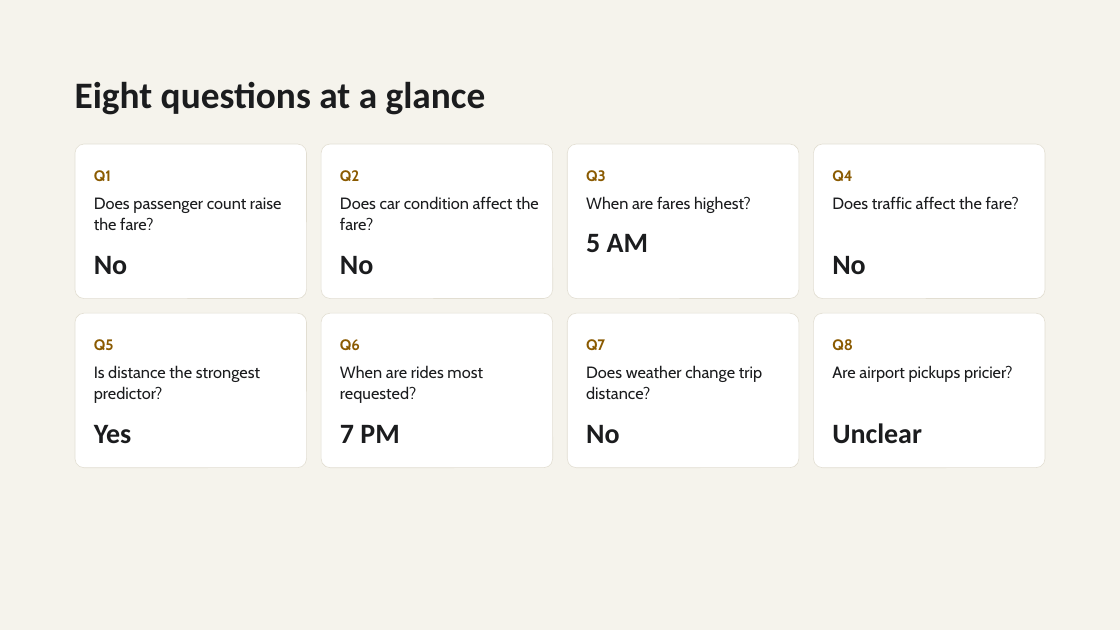
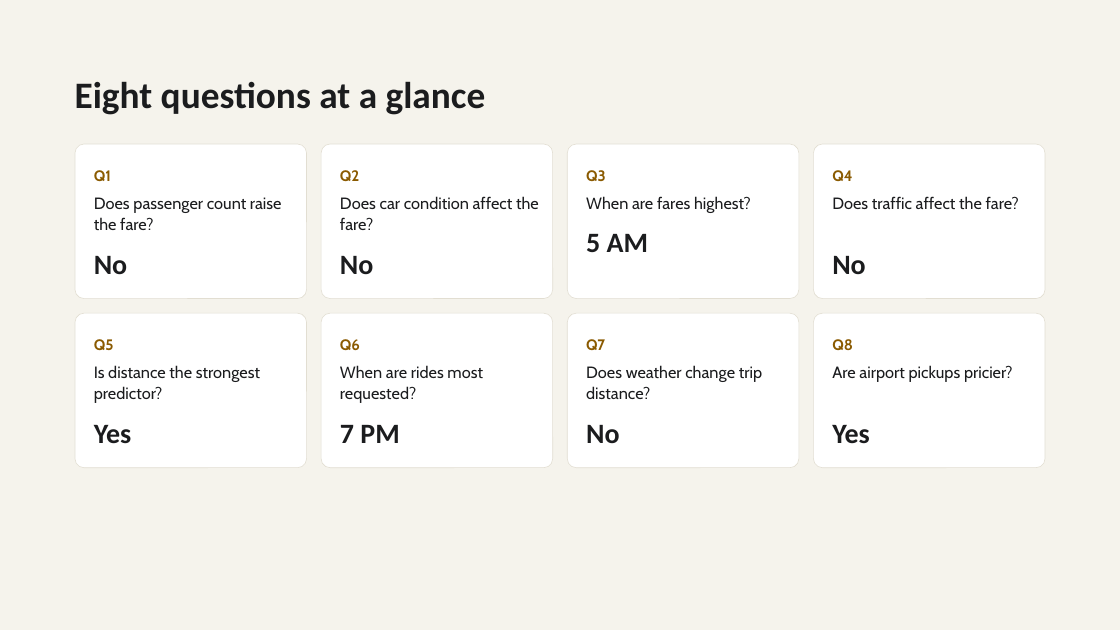
Before and after one commit to Youssef57-T/Cellula-Internship-MlEngineer, a slide deck: slide 5 of NYC Taxi Fares — 8 Questions.pptx (slide 4 before the commit). Drawn at 1120x630 pixels with LibreOffice and Linux fonts; fonts in the diff are those of the drawing. Boxes give left, top, right and bottom in pixels: in the first picture for what was removed or moved away, otherwise in the second. Text is boxed around its words. In the diff, an @@ line names an element or a change of style, - is before the commit and + after.

```diff
--- a/NYC Taxi Fares — 8 Questions.pptx
+++ b/NYC Taxi Fares — 8 Questions.pptx
@@ text at [832, 425, 870, 444]: text changed @@
-Unclear
+Yes
```
Also in this commit, not shown: 9 other slides changed, 2 slides added, 1 slide removed.
